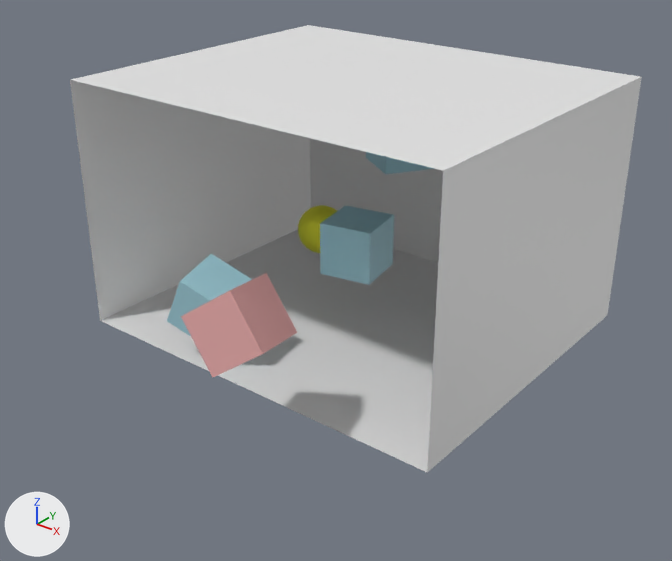
The glTF model portalView.glb, before and after one commit.
Before and after are seen from a 50 mm lens placed at (6.61, -7.28, 5.07), pointed at (0.47, 0.39, 0.31). The lights are fixed; the arrows at lower left show +X, +Y and +Z. The picture after the commit comes second. Where no turn or scale is listed for an object, it has been applied to the vertices.
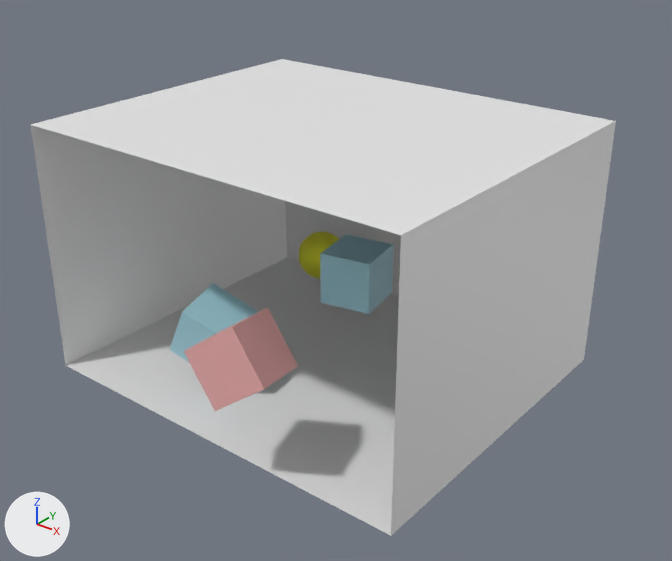
Changed parts and their boxes (x1, y1, x2, y2) in the pictures (672 x 561 px):
'Cube', moved
    before: (70, 25, 642, 472)
    after: (30, 59, 616, 536)
'Cube.005', moved
    before: (181, 273, 297, 378)
    after: (184, 307, 298, 411)
'Cube.001', moved
    before: (320, 206, 394, 285)
    after: (320, 235, 393, 314)
'Cube.003', moved
    before: (167, 254, 252, 336)
    after: (170, 283, 258, 362)
'Sphere', moved
    before: (298, 205, 337, 253)
    after: (299, 232, 339, 279)

The change, as a list of edits to the scene's bpy script:
```text
Change ob_cube:
    ob_cube.location: (0.26, 1.05, 1.0) -> (0.26, 0.46, 0.62)
Change ob_cube_001:
    ob_cube_001.location: (0.47, 0.8, 0.64) -> (0.47, 0.8, 0.25)
Change ob_cube_003:
    ob_cube_003.location: (-0.51, -0.67, 0.14) -> (-0.51, -0.67, -0.25)
Change ob_sphere:
    ob_sphere.location: (-0.82, 1.7, 0.2) -> (-0.82, 1.7, -0.18)
Change ob_cube_005:
    ob_cube_005.location: (0.91, -1.65, 0.74) -> (0.91, -1.65, 0.36)
```
